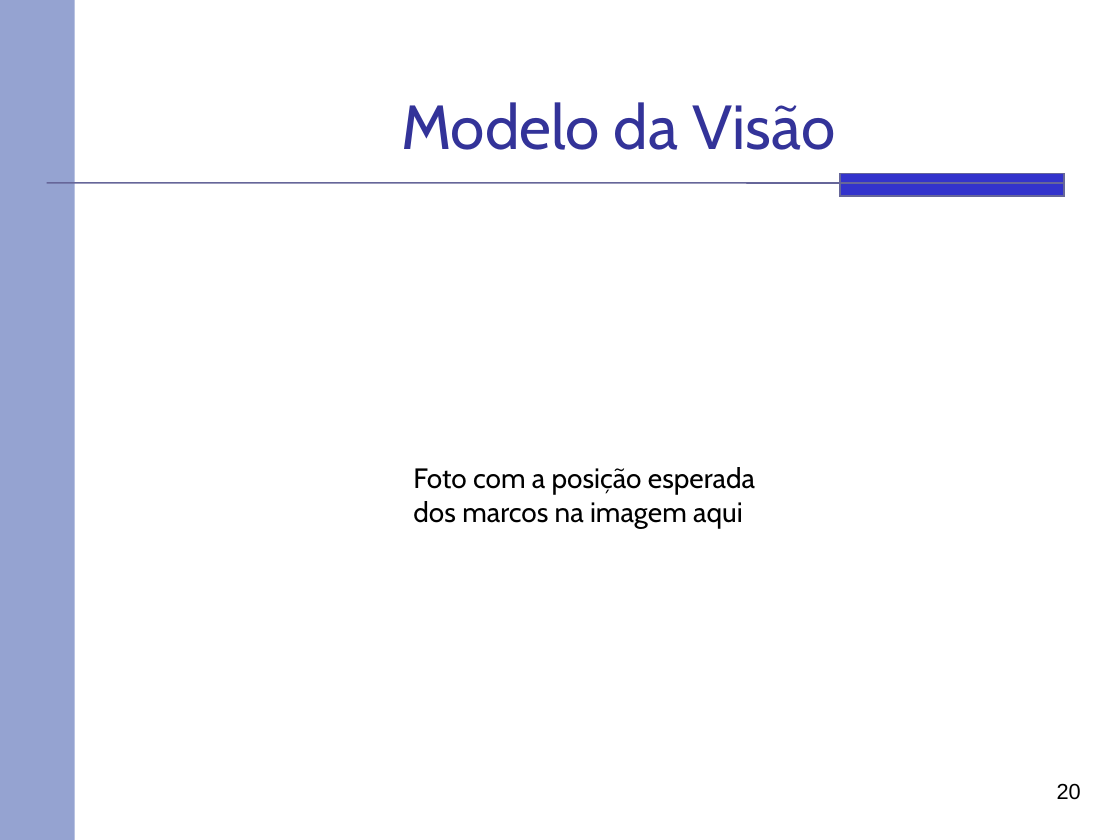
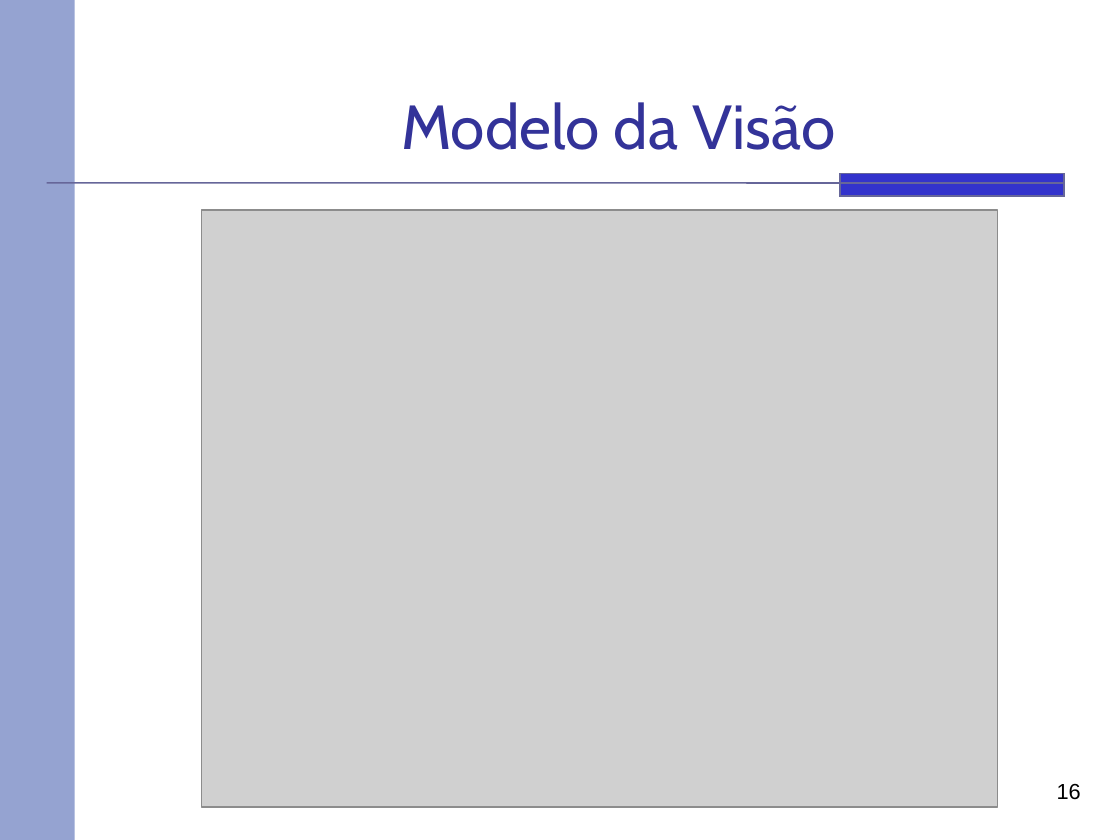
Before and after one commit to rafaelhdr/tccsauron, a slide deck: slide 16 of docs/Apresentação.pptx (slide 20 before the commit). Drawn at 1120x840 pixels with LibreOffice and Linux fonts; fonts in the diff are those of the drawing; grey boxes stand for pictures. Boxes give left, top, right and bottom in pixels: in the first picture for what was removed or moved away, otherwise in the second. Text is boxed around its words. In the diff, an @@ line names an element or a change of style, - is before the commit and + after.

```diff
--- a/docs/Apresentação.pptx
+++ b/docs/Apresentação.pptx
@@ picture added at bbox=[202, 209, 998, 806] @@
@@ text removed at bbox=[413, 467, 755, 528] @@
-Foto com a posição esperada dos marcos na imagem aqui
@@ page number at bbox=[1057, 784, 1081, 800]: text changed @@
-20
+16
```
Also in this commit, not shown: 13 other slides changed, 1 slide added, 6 slides removed.
